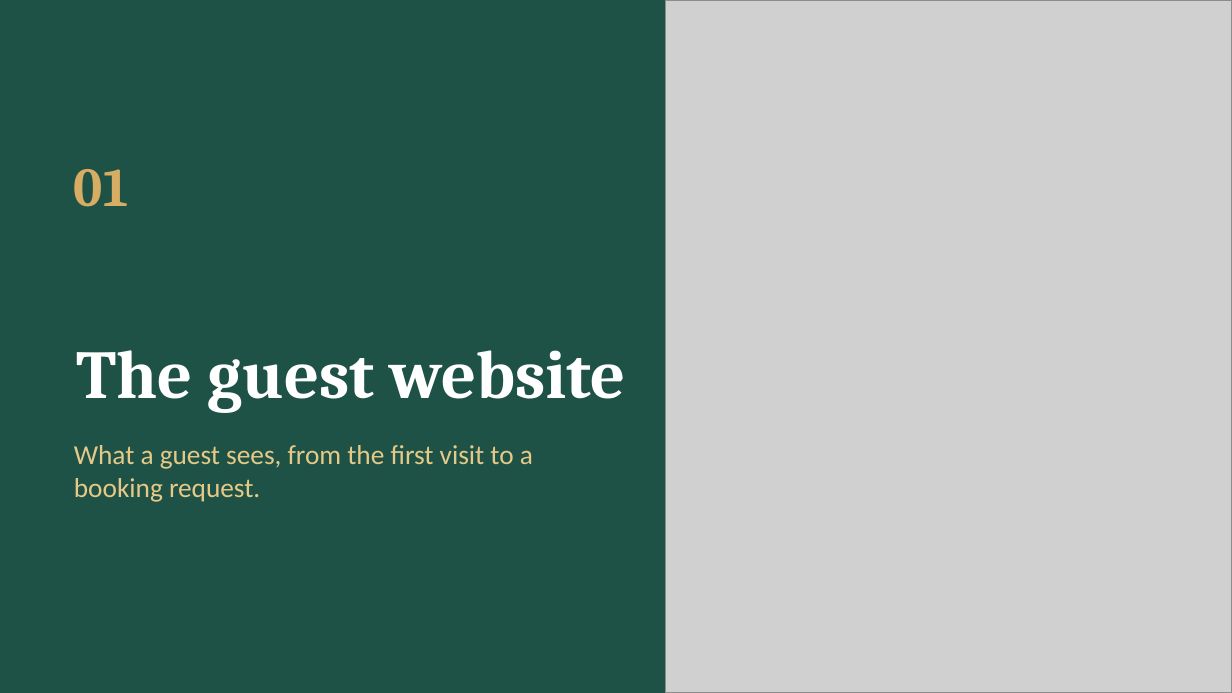
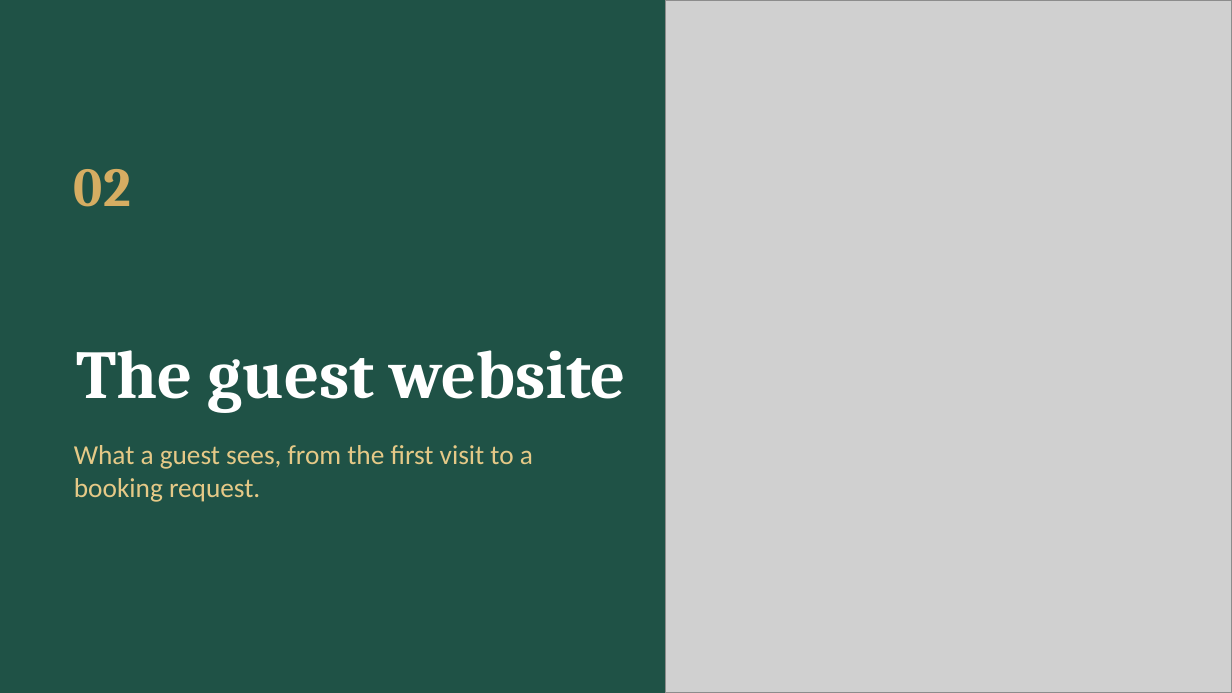
Before and after one commit to hillarymutaik/kilimanjaro-hotels-sotik, a slide deck: slide 9 of presentation/Kilimanjaro Hotels Sotik Pitch-Deck.pptx (slide 3 before the commit). Drawn at 1232x693 pixels with LibreOffice and Linux fonts; fonts in the diff are those of the drawing; grey boxes stand for pictures. Boxes give left, top, right and bottom in pixels: in the first picture for what was removed or moved away, otherwise in the second. Text is boxed around its words. In the diff, an @@ line names an element or a change of style, - is before the commit and + after.

```diff
--- a/presentation/Kilimanjaro Hotels Sotik Pitch-Deck.pptx
+++ b/presentation/Kilimanjaro Hotels Sotik Pitch-Deck.pptx
@@ text at (74,169,131,207): text changed @@
-01
+02
```
Also in this commit, not shown: 4 other slides changed, 7 slides added.
